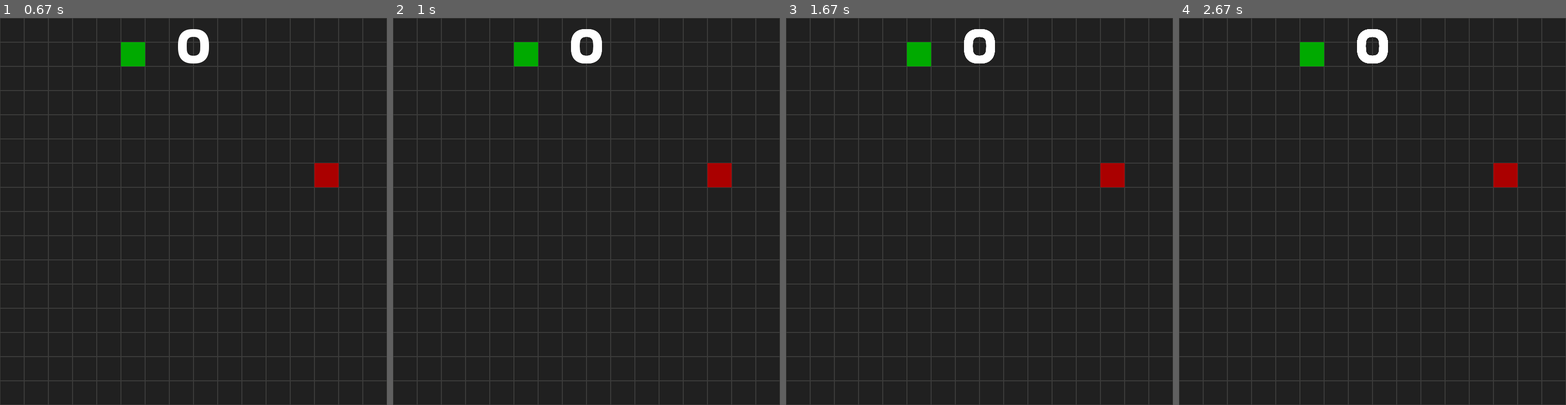
Above: before the commit, frames 1-4 (left to right).
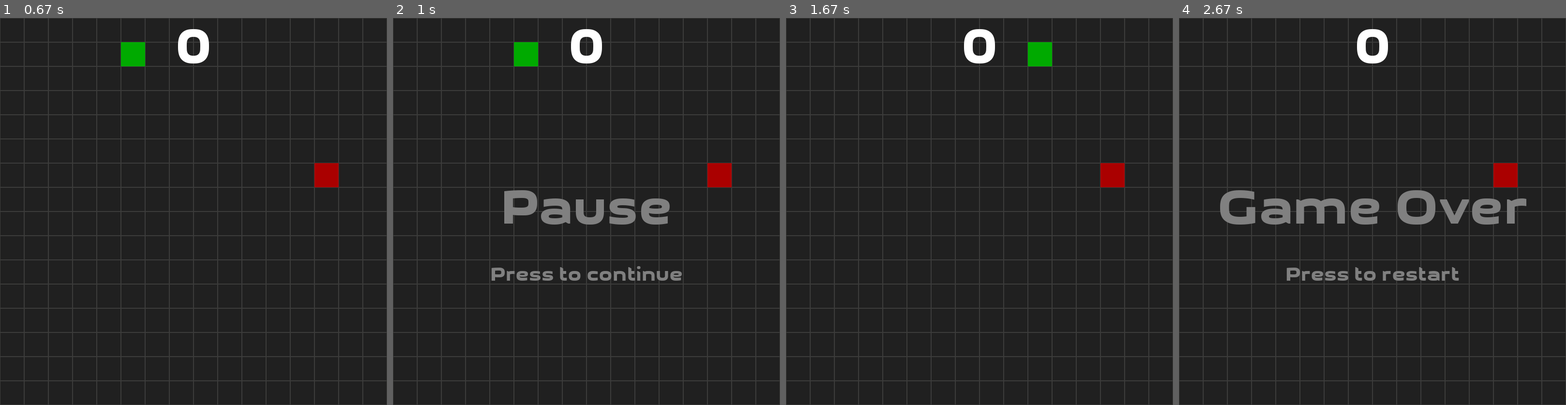
Above: after the commit, the same moments.

Repository: fossguild/naja
Game: pygame game, started from kobra.py
Same seed, same stepped clock (60 frames per second), same inputs: the game is played once before the commit and once after it.
Inputs:
- Up to frame 1 (0.67 s): tap Enter at 0.33 s
- Up to frame 2 (1 s): hold P from 0.67 s (still down); hold Right from 0.67 s (still down)
- Up to frame 3 (1.67 s): release P at 1.13 s; release Right at 1.13 s; tap Space at 1.17 s
- Up to frame 4 (2.67 s): no input

Frame 1 is identical in both runs. In frame 2, 2.6% of the frame differs, in the area x 25-75%, y 2-68%; in frame 3, 0.8%; in frame 4, 4.2%, in the area x 10-90%, y 2-68%.

Commit message:
code: add a pause screen

Diff:
--- a/kobra.py
+++ b/kobra.py
@@ -254,6 +254,9 @@
                 sys.exit()
             elif event.key == pygame.K_p:     # S         : pause game
                 game_on = not game_on
+                if not game_on:
+                    center_prompt("Pause", "Press to continue")
+                    game_on = 1
 
     ## Update the game
 
